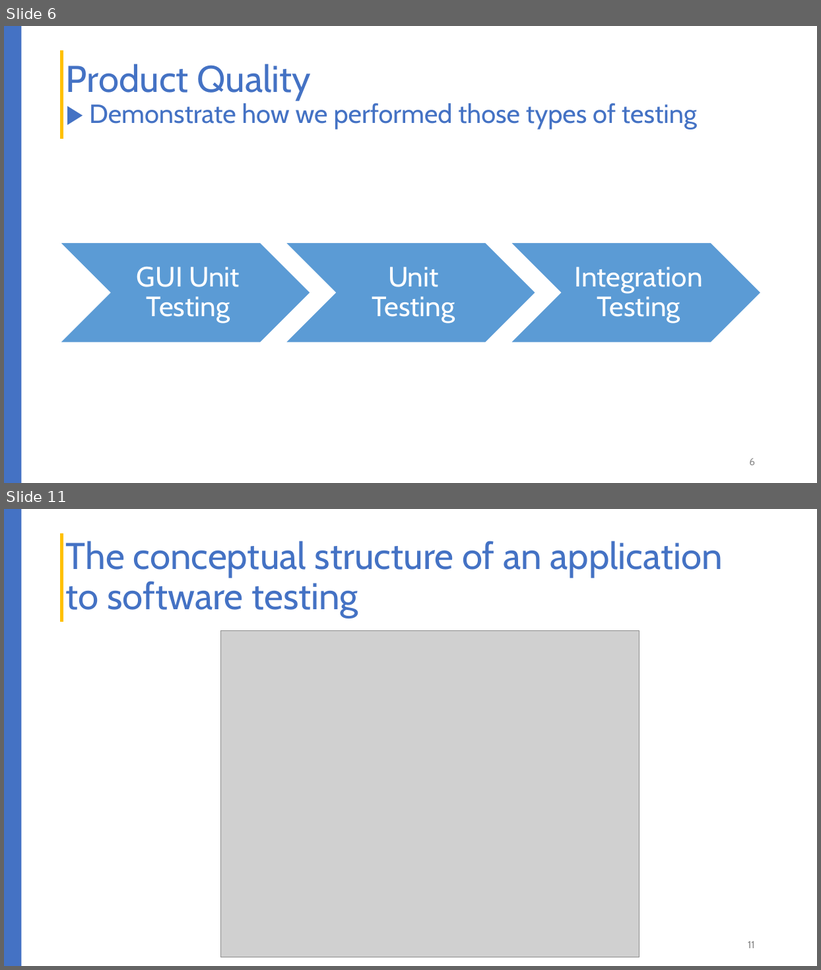
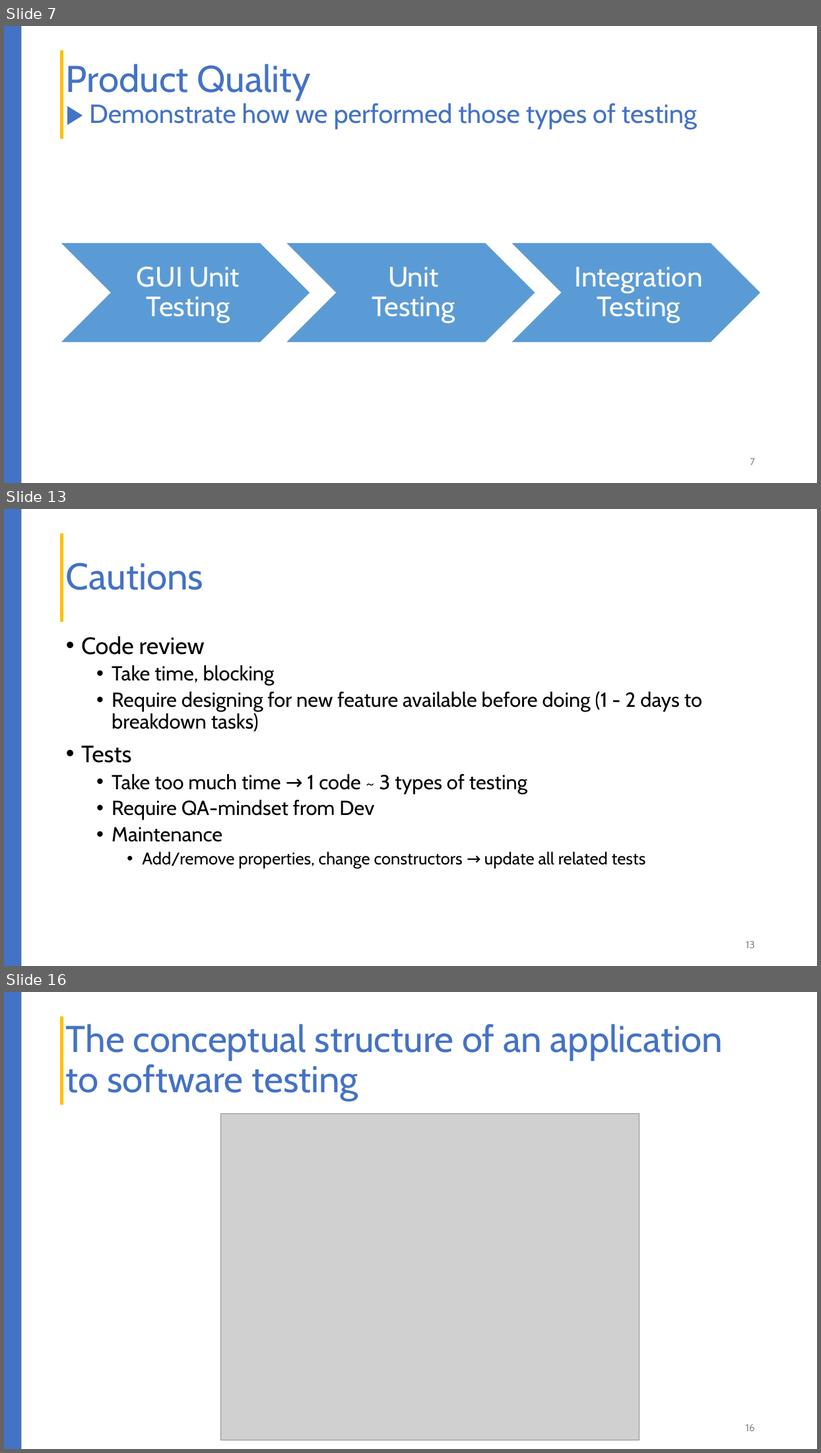
Before and after one commit to liepnguyen/Planru, a slide deck: Documents/Lessons Learned From Agile Quality Assurance In Scrum.pptx. Shown one above the other, each under a label of ours: slides 6 and 11 before the commit, slides 7, 13 and 16 after it; the slides between them are not shown. The pictures are 821x970 and 821x1453 pixels, drawn with LibreOffice and Linux fonts; fonts in the diff are those of the drawing; grey boxes stand for pictures. Boxes give left, top, right and bottom in pixels: in the first picture for what was removed or moved away, otherwise in the second. Text is boxed around its words. In the diff, an @@ line names an element or a change of style, - is before the commit and + after.

```diff
--- a/Documents/Lessons Learned From Agile Quality Assurance In Scrum.pptx
+++ b/Documents/Lessons Learned From Agile Quality Assurance In Scrum.pptx
@@ slide 13 added at (4, 509, 817, 966), background #FFFFFF; not listed: 2 template elements that a slide beside it also shows @@
@@ title added at (66, 562, 203, 590), 44 pt, text #4472C4 @@
+Cautions
@@ text added at (81, 636, 702, 869), 24 pt, text #000000 @@
+• Code review
+  • Take time, blocking
+  • Require designing for new feature available before doing (1 - 2 days to breakdown tasks)
+• Tests
+  • Take too much time → 1 code ~ 3 types of testing
+  • Require QA-mindset from Dev
+  • Maintenance
+    • Add/remove properties, change constructors → update all related tests
@@ page number added at (746, 941, 755, 949), 12 pt, text #8C8C8C @@
+13
@@ what was slide 6 is now slide 7 @@
@@ page number at (750, 458, 755, 466): text changed @@
-6
+7
@@ what was slide 11 is now slide 16 @@
@@ page number at (746, 1424, 755, 1432): text changed @@
-11
+16
```
Also in this commit, not shown: 4 slides changed, 5 other slides added, 1 slide removed.
